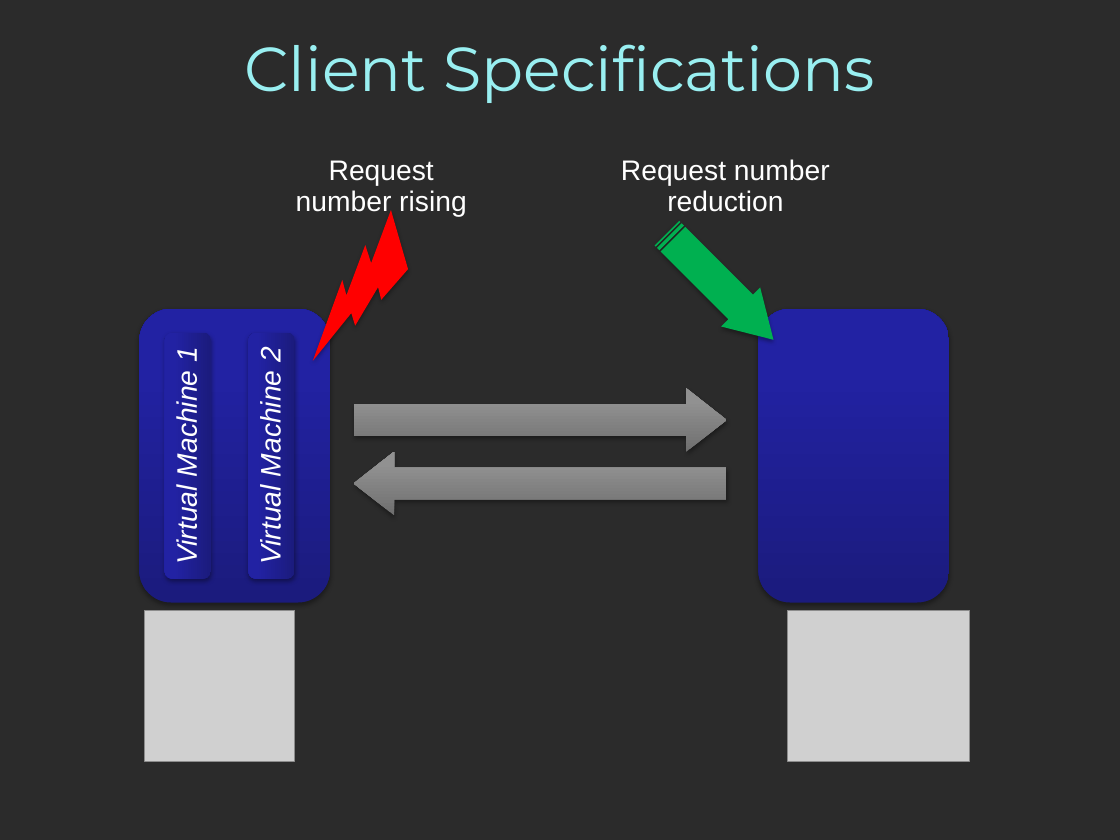
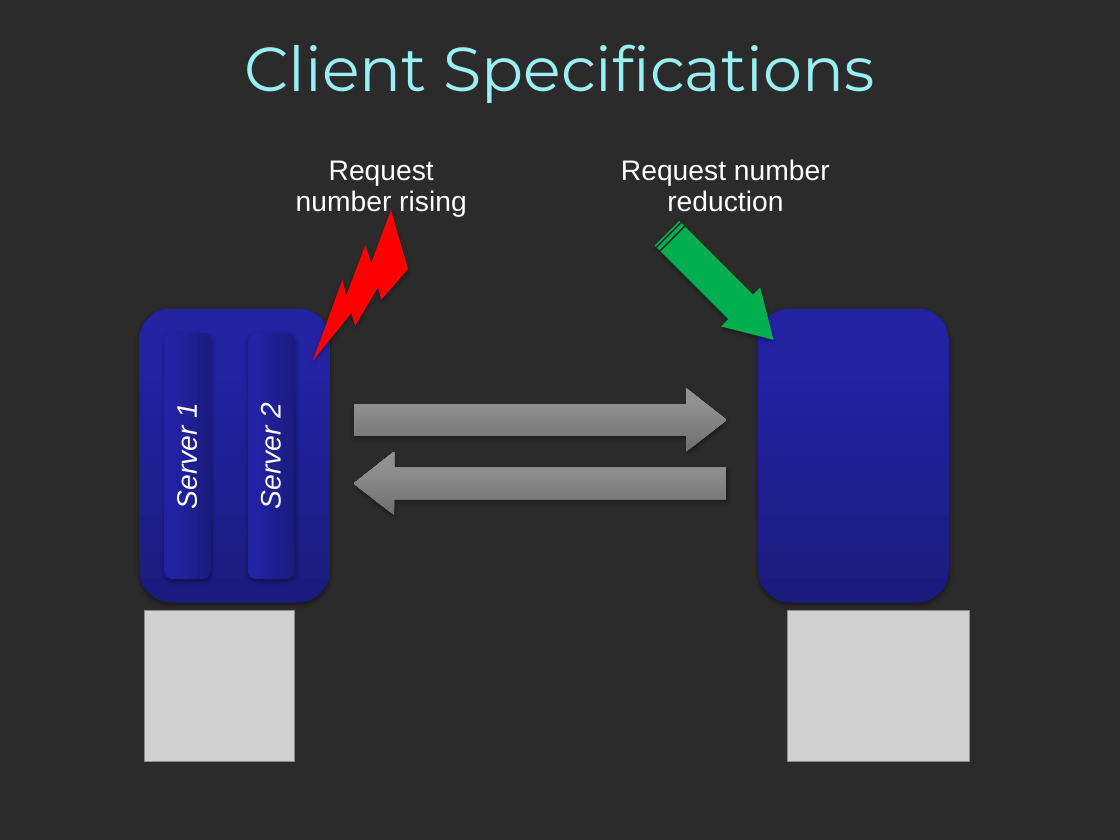
Before and after one commit to mgiorgino/xen-attitune, a slide deck: slide 8 of Docs/Anglais/PresentationAnglais.pptx. Drawn at 1120x840 pixels with LibreOffice and Linux fonts; fonts in the diff are those of the drawing; grey boxes stand for pictures; background and template pictures are left out; a plain dark background stands for a picture behind light text. Boxes give left, top, right and bottom in pixels: in the first picture for what was removed or moved away, otherwise in the second. Text is boxed around its words. In the diff, an @@ line names an element or a change of style, - is before the commit and + after.

Commit message:
Version f ppt

```diff
--- a/Docs/Anglais/PresentationAnglais.pptx
+++ b/Docs/Anglais/PresentationAnglais.pptx
@@ text in rounded rectangle at box(171, 405, 203, 507): text changed @@
-Virtual Machine 1
+Server 1
@@ text in rounded rectangle at box(255, 403, 287, 507): text changed @@
-Virtual Machine 2
+Server 2
```
Also in this commit, not shown: 5 other slides changed.
